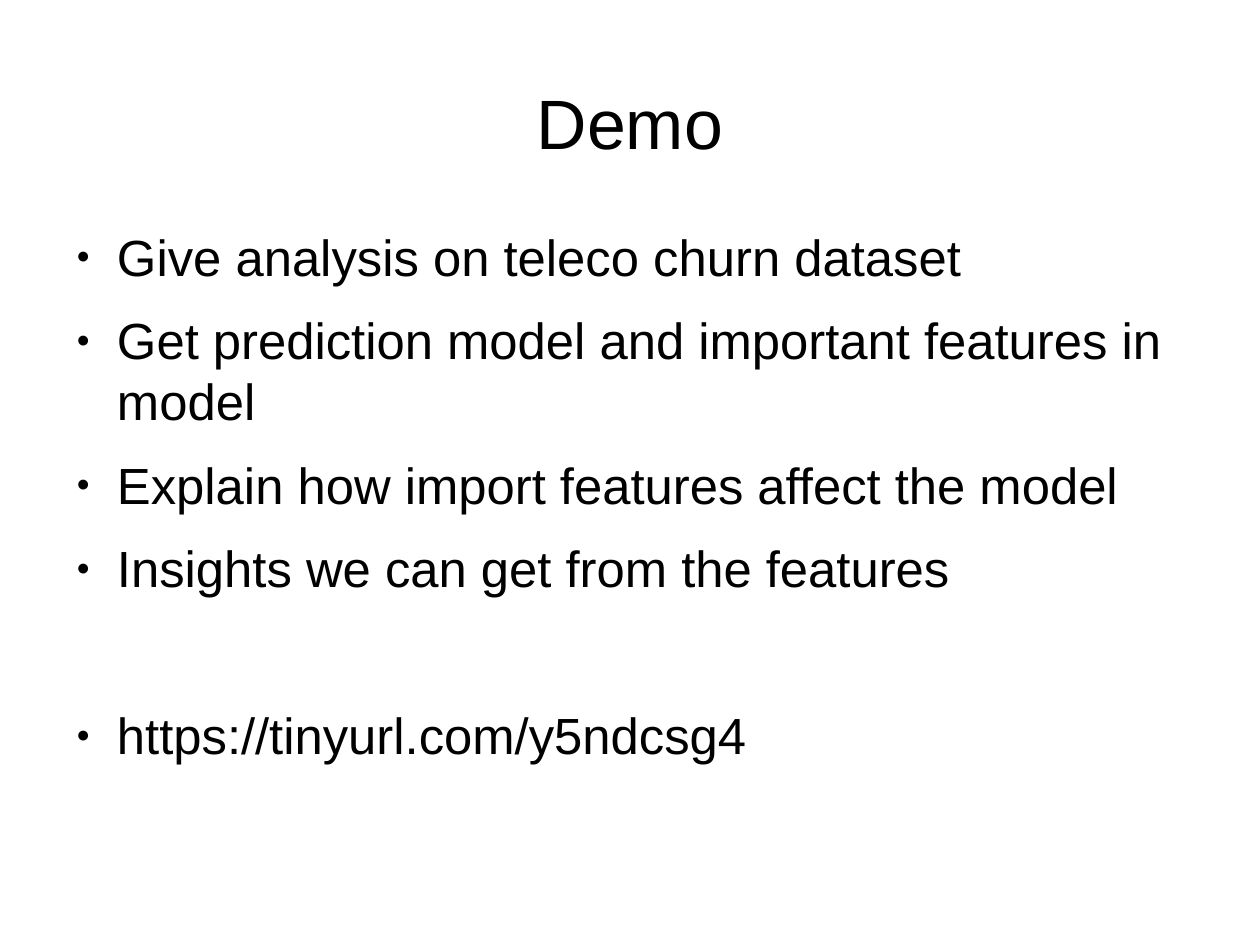
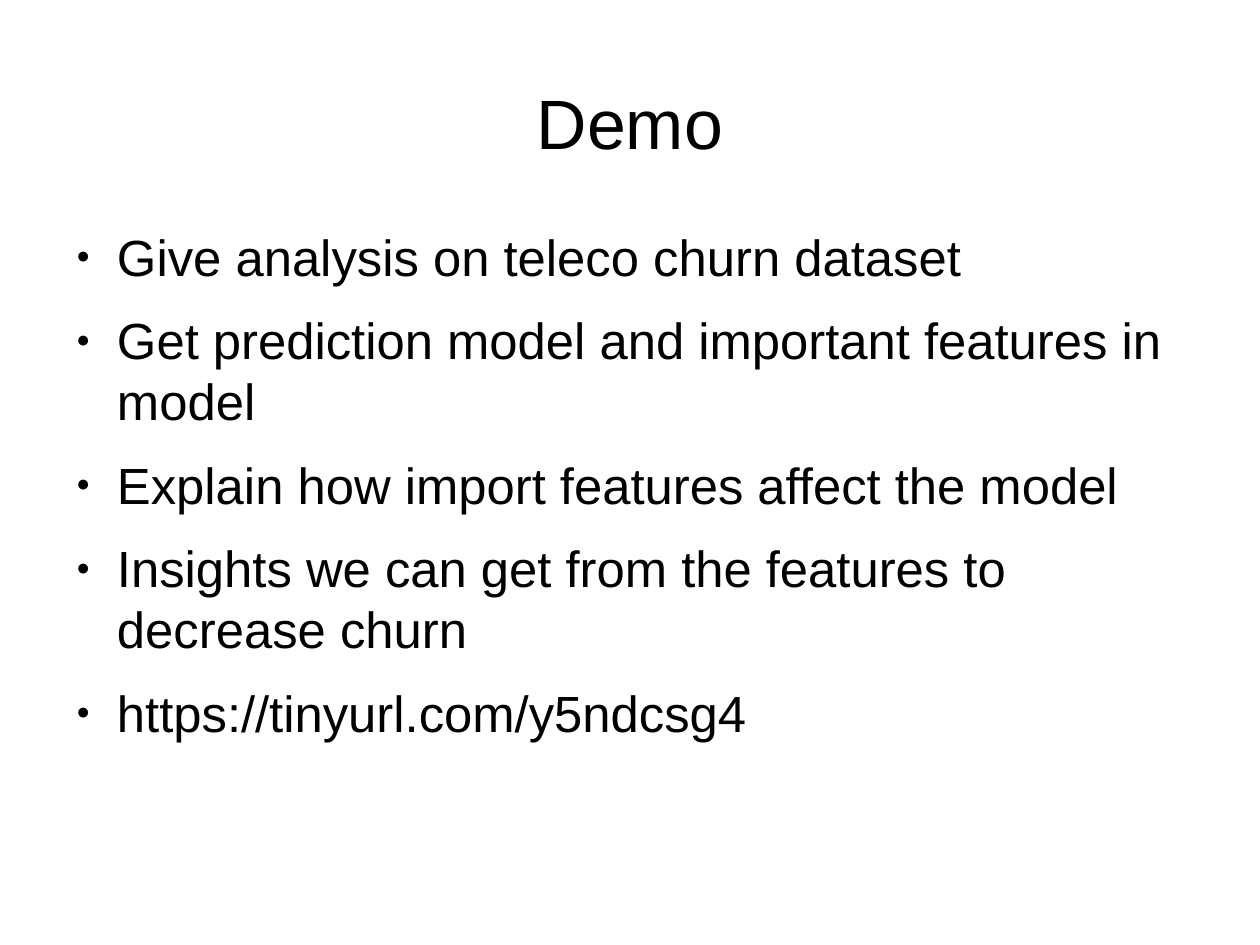
Before and after one commit to leexa90/ML_course_BII, a slide deck: slide 10 of opening_slides.odp (slide 7 before the commit). Drawn at 1260x945 pixels with LibreOffice and Linux fonts; fonts in the diff are those of the drawing. Boxes give left, top, right and bottom in pixels: in the first picture for what was removed or moved away, otherwise in the second. Text is boxed around its words. In the diff, an @@ line names an element or a change of style, - is before the commit and + after.

```diff
--- a/opening_slides.odp
+++ b/opening_slides.odp
@@ text at (117,550,1005,649): text changed @@
-● Insights we can get from the features
+● Insights we can get from the features to decrease churn
```
Also in this commit, not shown: 4 other slides changed, 4 slides added, 5 other files.
